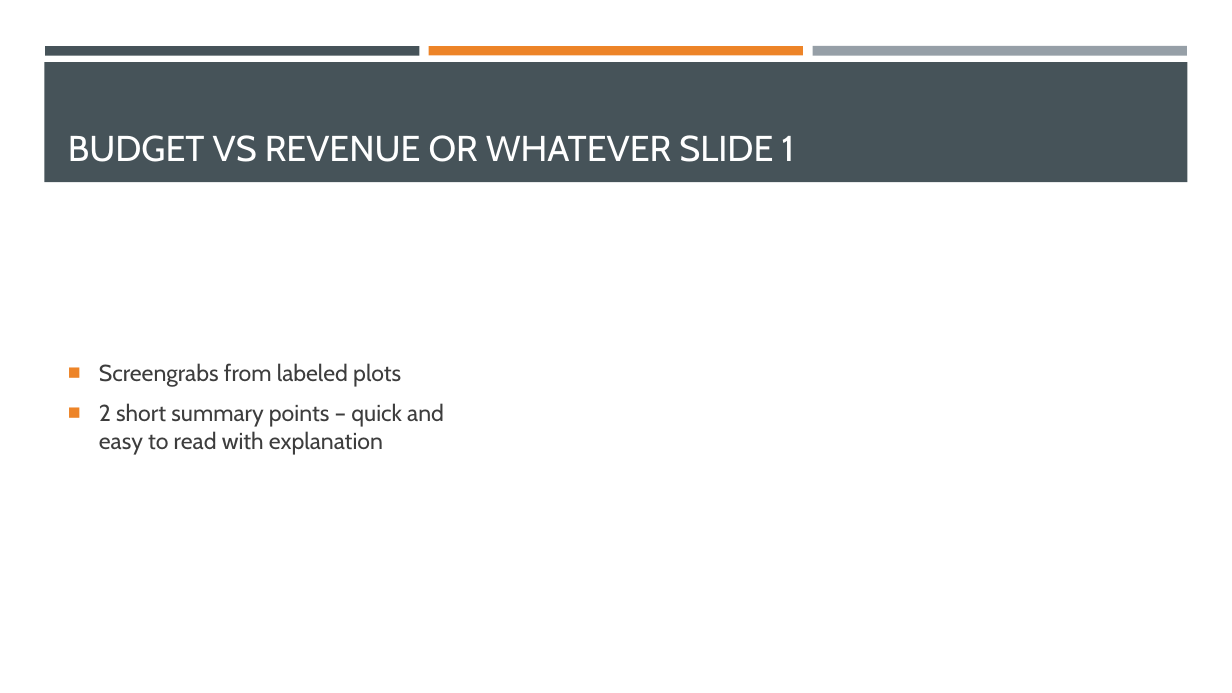
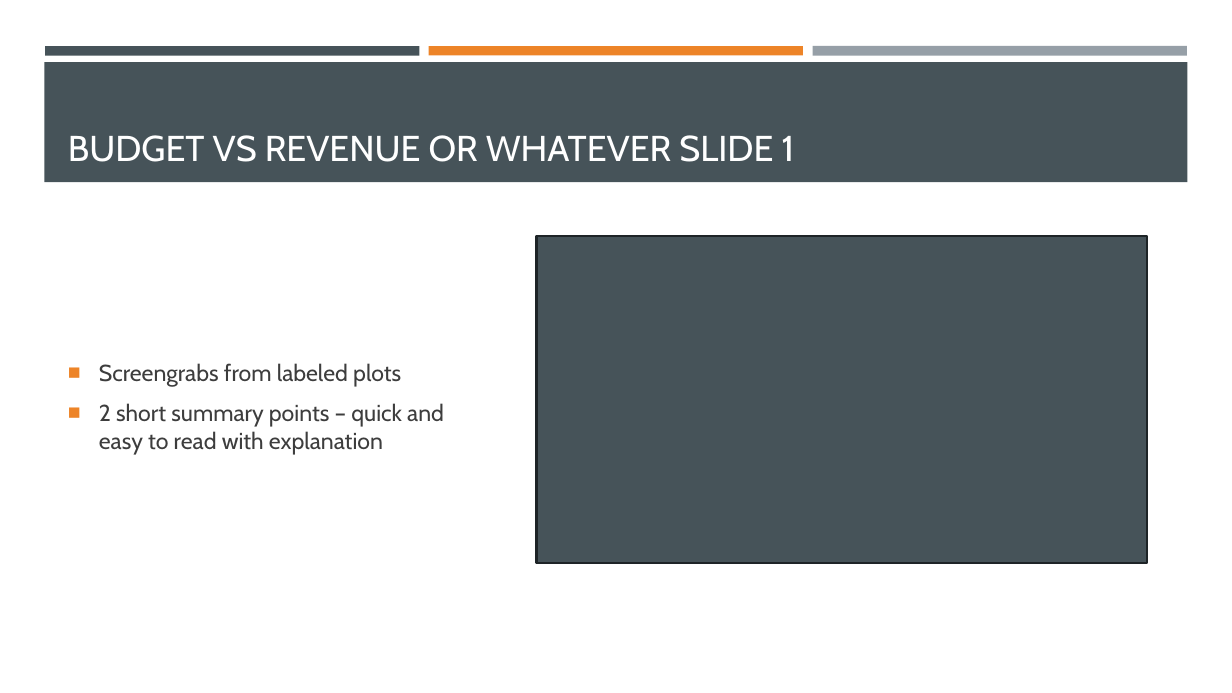
Before and after one commit to Robotrousers/Group1Proj1, a slide deck: slide 6 of MoMoviesPrez.pptx. Drawn at 1232x693 pixels with LibreOffice and Linux fonts; fonts in the diff are those of the drawing. Boxes give left, top, right and bottom in pixels: in the first picture for what was removed or moved away, otherwise in the second. Text is boxed around its words. In the diff, an @@ line names an element or a change of style, - is before the commit and + after.

```diff
--- a/MoMoviesPrez.pptx
+++ b/MoMoviesPrez.pptx
@@ rectangle added at bbox=[537, 237, 1148, 564], fill #465359, outline #1F2427 1.75 pt @@
```
Also in this commit, not shown: 2 other slides changed, 6 other files.
